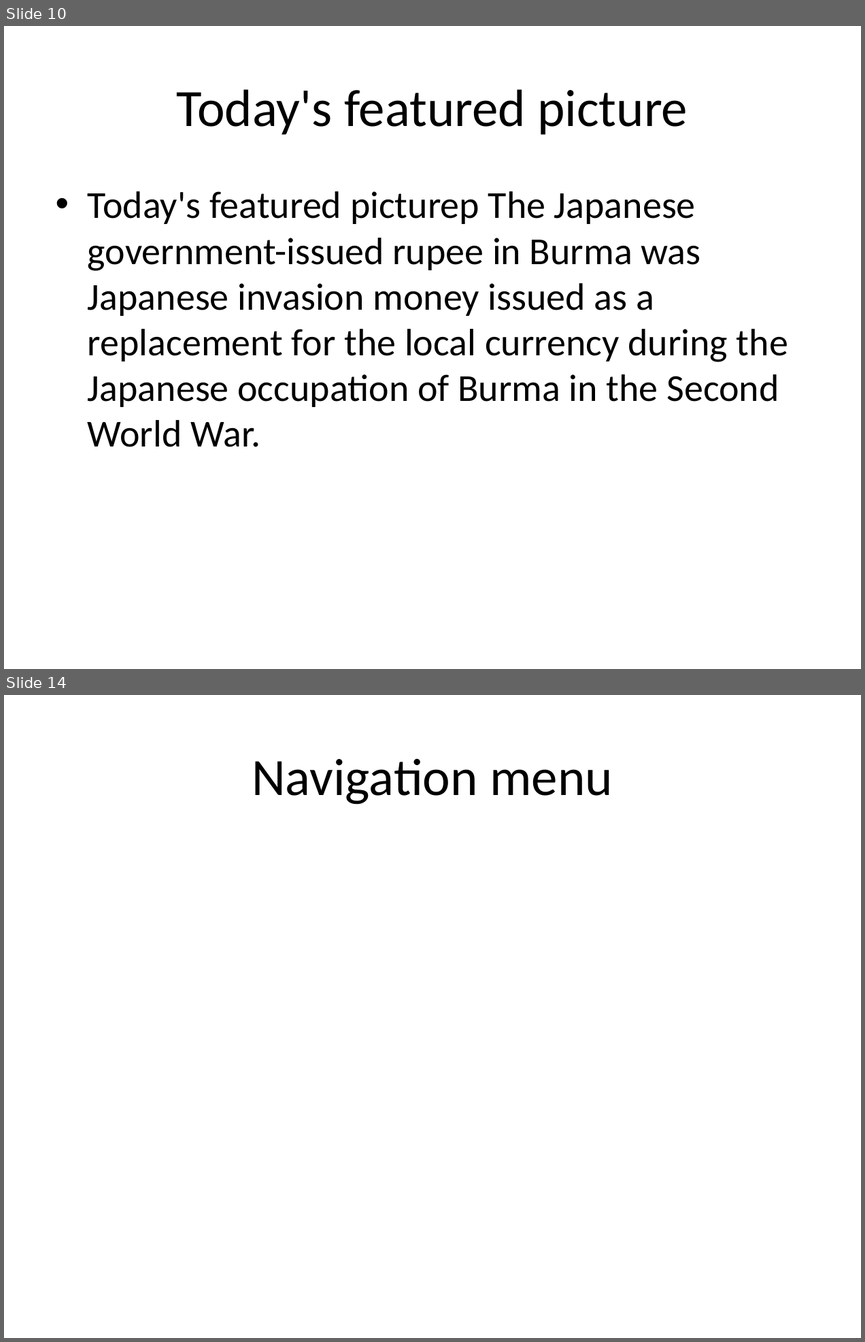
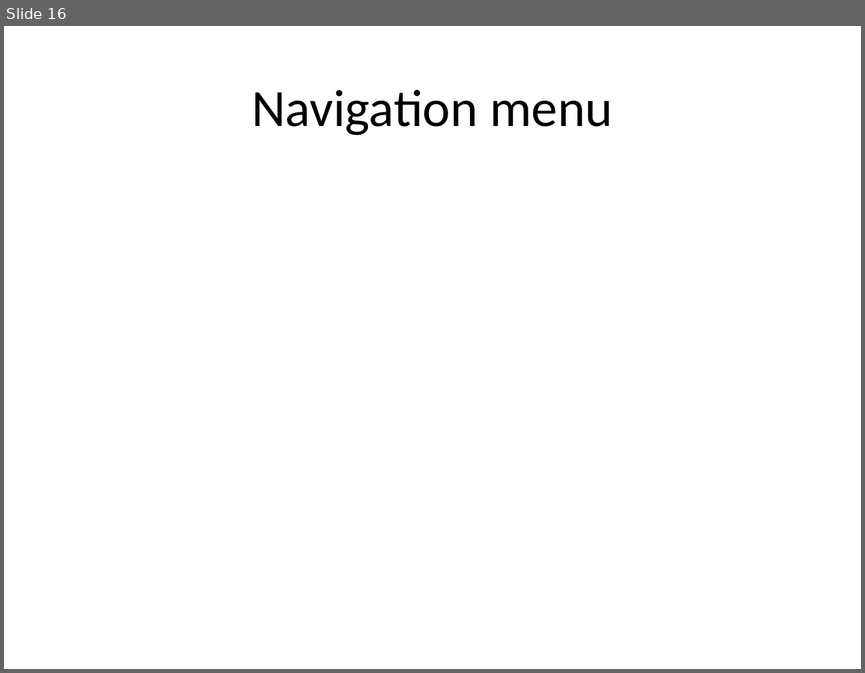
Before and after one commit to eppisai/Uplift---Smart-educational-Platform, a slide deck: AutoPPT-main/AutoPPT-main/something.pptx. Shown one above the other, each under a label of ours: slides 10 and 14 before the commit, slide 16 after it; the slides between them are not shown. The pictures are 865x1342 and 865x673 pixels, drawn with LibreOffice and Linux fonts; fonts in the diff are those of the drawing. Boxes give left, top, right and bottom in pixels: in the first picture for what was removed or moved away, otherwise in the second. Text is boxed around its words. In the diff, an @@ line names an element or a change of style, - is before the commit and + after.

```diff
--- a/AutoPPT-main/AutoPPT-main/something.pptx
+++ b/AutoPPT-main/AutoPPT-main/something.pptx
@@ slide 10 removed at (4, 26, 861, 669), background #FFFFFF @@
@@ title removed at (177, 89, 687, 135) @@
-Today's featured picture
@@ text removed at (88, 191, 788, 447) @@
-• Today's featured picturep The Japanese government-issued rupee in Burma was Japanese invasion money issued as a replacement for the local currency during the Japanese occupation of Burma in the Second World War.
@@ what was slide 14 is now slide 16 @@
```
Also in this commit, not shown: 2 slides changed, 13 slides added, 11 other slides removed, 10 other files.
